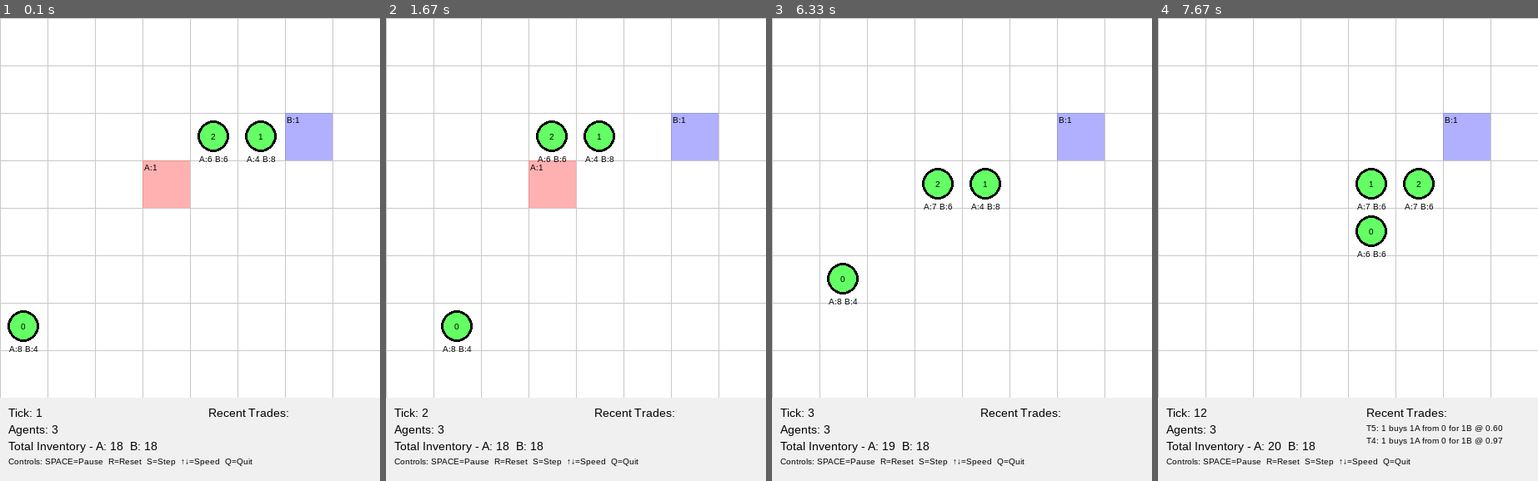
Above: before the commit, frames 1-4 (left to right).
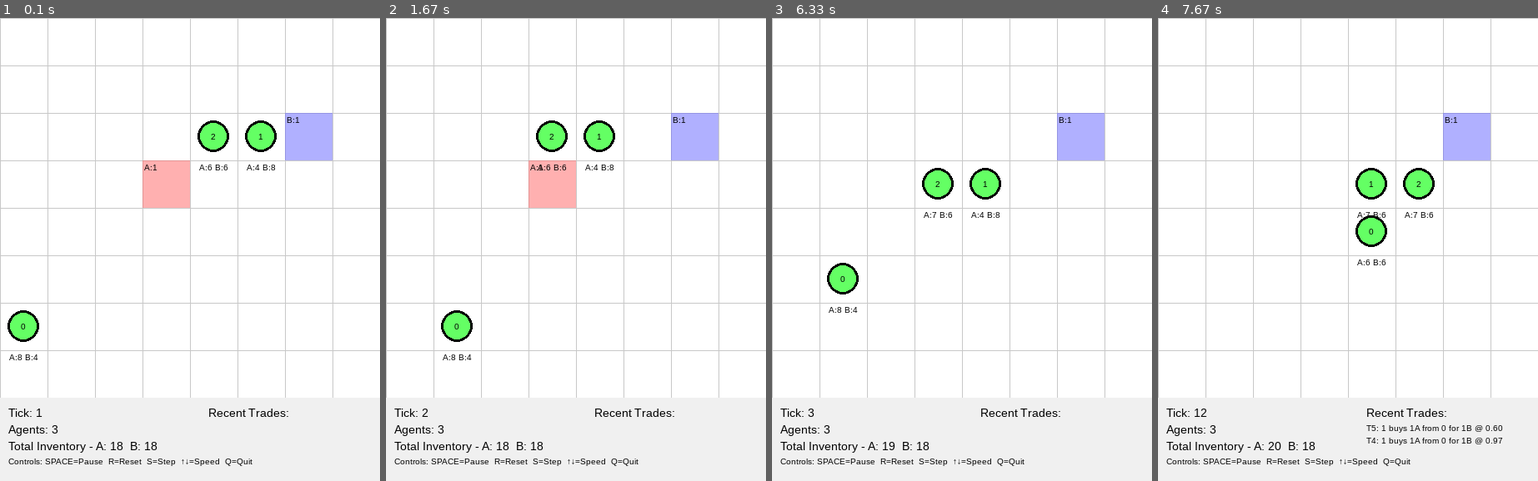
Above: after the commit, the same moments.

Repository: cmfunderburk/vmt-dev
Game: pygame game, started from main.py
Same seed, same stepped clock (60 frames per second), same inputs: the game is played once before the commit and once after it.
Inputs:
- Up to frame 1 (0.1 s): no input
- Up to frame 2 (1.67 s): tap Space at 0.33 s; hold Down 0.67-1.13 s
- Up to frame 3 (6.33 s): hold Up 1.72-2.33 s; hold Up 2.37-2.97 s; hold Up 3.53-4 s; hold Up 4.48-4.88 s; hold Down 5.72-6.08 s; tap Space at 6.12 s
- Up to frame 4 (7.67 s): no input

The runs differ from the first frame. In frame 1, 0.3% of the frame differs, in the area x 2-73%, y 29-74%; in frame 2, 0.3%; in frame 3, 0.3%; in frame 4, 0.2%.

Commit message:
feat(renderer): Add smart co-location rendering for overlapping agents
Implements intelligent visualization when multiple agents occupy the same
grid cell. Agents now render with:
- Proportional sprite scaling (2 agents = 75%, 3 = 60%, etc.)
- Non-overlapping geometric layouts (diagonal, triangle, corners, circle pack)
- Organized inventory labels with agent IDs

Pure visualization enhancement - simulation positions remain accurate.

Tests: 160/160 passing
Performance: No regression
Backward compatibility: ✅

Diff:
--- /dev/null
+++ b/scenarios/visual_clarity_demo.yaml
@@ -0,0 +1,56 @@
+# Visual Clarity Demo - Smart Co-location Rendering
+#
+# This scenario demonstrates the renderer's smart co-location handling.
+# Due to the small grid size and multiple agents, co-location naturally occurs
+# during trading and foraging, showing how the visualization handles overlapping agents.
+#
+# Expected behavior:
+# - Agents that meet on the same cell render with scaled-down sprites
+# - Agents use non-overlapping geometric layouts (diagonal, triangle, corners)
+# - Inventory labels are organized and readable
+#
+# This is a pure visualization feature - simulation positions remain accurate.
+
+schema_version: 1
+name: "Visual Clarity Demo"
+N: 12  # Small grid to encourage co-location
+agents: 9  # Multiple agents to create trading opportunities
+
+# Diverse initial inventories to encourage trading
+initial_inventories:
+  A: [10, 2, 8, 3, 7, 4, 6, 5, 5]
+  B: [2, 10, 3, 8, 4, 7, 6, 5, 5]
+
+# Mix of utility types (CES and Linear) for visual variety
+utilities:
+  mix:
+    - {type: ces, weight: 0.7, params: {rho: 0.5, wA: 0.6, wB: 0.4}}
+    - {type: ces, weight: 0.2, params: {rho: 0.0, wA: 0.5, wB: 0.5}}  # Cobb-Douglas
+    - {type: linear, weight: 0.1, params: {vA: 1.0, vB: 1.0}}
+
+params:
+  spread: 0.1
+  vision_radius: 6
+  interaction_radius: 1
+  move_budget_per_tick: 1
+  dA_max: 5
+  forage_rate: 1
+  epsilon: 0.0001
+  beta: 0.95
+  # Resource regeneration
+  resource_growth_rate: 1
+  resource_max_amount: 8
+  resource_regen_cooldown: 10
+  trade_cooldown_ticks: 5
+
+# Light resource seeding to encourage both trading and foraging
+resource_seed:
+  density: 0.08
+  amount: 3
+
+# Instructions:
+# 1. Load this scenario in the launcher
+# 2. Run simulation and observe agents trading and foraging
+# 3. Notice when agents co-locate on same cell (after trades, at resources)
+# 4. Observe how co-located agents render distinctly with smart layouts
+# 5. Compare agent sizes and positions when alone vs. co-located
--- a/src/vmt_pygame/renderer.py
+++ b/src/vmt_pygame/renderer.py
@@ -3,10 +3,12 @@
 """
 
 import pygame
+import math
 from typing import TYPE_CHECKING
 
 if TYPE_CHECKING:
     from vmt_engine.simulation import Simulation
+    from vmt_engine.core import Agent
 
 
 class VMTRenderer:
@@ -200,56 +202,266 @@
                 )
                 self.screen.blit(label, (screen_x + 2, screen_y + 2))
 
+    def group_agents_by_position(self) -> dict[tuple[int, int], list['Agent']]:
+        """
+        Group agents by their grid position for smart co-location rendering.
+
+        Returns:
+            Dictionary mapping (x, y) position to list of agents at that position,
+            sorted by agent ID for deterministic rendering.
+        """
+        position_groups = {}
+
+        for agent in self.sim.agents:
+            pos = agent.pos
+            if pos not in position_groups:
+                position_groups[pos] = []
+            position_groups[pos].append(agent)
+
+        # Sort agents within each group by ID for deterministic rendering
+        for pos in position_groups:
+            position_groups[pos].sort(key=lambda a: a.id)
+
+        return position_groups
+
+    def calculate_agent_radius(self, cell_size: int, agent_count: int) -> int:
+        """
+        Calculate optimal agent radius based on co-location count.
+
+        Strategy:
+        - 1 agent: cell_size // 3 (current behavior)
+        - 2 agents: cell_size // 4 (75% scale)
+        - 3 agents: cell_size // 5 (60% scale)
+        - 4+ agents: cell_size // (count + 2) with floor of 2px
+
+        Args:
+            cell_size: Size of grid cell in pixels
+            agent_count: Number of co-located agents
+
+        Returns:
+            Radius in pixels (minimum 2px for visibility)
+        """
+        if agent_count == 1:
+            return max(2, cell_size // 3)
+        elif agent_count == 2:
+            return max(2, cell_size // 4)
+        elif agent_count == 3:
+            return max(2, cell_size // 5)
+        else:
+            return max(2, cell_size // (agent_count + 2))
+
+    def calculate_agent_display_position(
+        self,
+        agent_index: int,
+        total_agents: int,
+        cell_center_x: int,
+        cell_center_y: int
+    ) -> tuple[int, int]:
+        """
+        Calculate display position for agent within a co-located group.
+
+        Uses geometric layouts to minimize overlap:
+        - 1 agent: center (current behavior)
+        - 2 agents: diagonal opposite corners
+        - 3 agents: triangle pattern (one top, two bottom)
+        - 4 agents: one per corner
+        - 5+ agents: circle pack around center
+
+        Args:
+            agent_index: Index of agent in sorted group (0 to total_agents-1)
+            total_agents: Total number of agents at this position
+            cell_center_x: Center x coordinate of cell in screen pixels
+            cell_center_y: Center y coordinate of cell in screen pixels
+
+        Returns:
+            (px, py) display coordinates for this agent
+        """
+        if total_agents == 1:
+            # Single agent - use center (current behavior)
+            return (cell_center_x, cell_center_y)
+
+        elif total_agents == 2:
+            # Two agents - opposite corners (diagonal)
+            # Agent 0: upper-left, Agent 1: lower-right
+            offset = self.cell_size // 4
+            if agent_index == 0:
+                return (cell_center_x - offset, cell_center_y - offset)
+            else:
+                return (cell_center_x + offset, cell_center_y + offset)
+
+        elif total_agents == 3:
+            # Three agents - triangle pattern
+            # Angles: 90° (top), 210° (bottom-left), 330° (bottom-right)
+            offset = self.cell_size // 4
+            angles = [90, 210, 330]
+            angle_rad = math.radians(angles[agent_index])
+            px = cell_center_x + int(offset * math.cos(angle_rad))
+            py = cell_center_y - int(offset * math.sin(angle_rad))  # Negative because y increases downward
+            return (px, py)
+
+        elif total_agents == 4:
+            # Four agents - one per corner
+            offset = self.cell_size // 4
+            corners = [
+                (-offset, -offset),  # Upper-left
+                (offset, -offset),   # Upper-right
+                (-offset, offset),   # Lower-left
+                (offset, offset),    # Lower-right
+            ]
+            dx, dy = corners[agent_index]
+            return (cell_center_x + dx, cell_center_y + dy)
+
+        else:
+            # 5+ agents - circle pack around center
+            offset = self.cell_size // 3
+            angle_step = 360 / total_agents
+            angle_rad = math.radians(agent_index * angle_step)
+            px = cell_center_x + int(offset * math.cos(angle_rad))
+            py = cell_center_y - int(offset * math.sin(angle_rad))
+            return (px, py)
+
+    def get_agent_color(self, agent: 'Agent') -> tuple[int, int, int]:
+        """
+        Get display color for agent based on utility type.
+
+        Args:
+            agent: The agent to get color for
+
+        Returns:
+            RGB color tuple
+        """
+        if agent.utility:
+            utility_type = agent.utility.__class__.__name__
+            if utility_type == "UCES":
+                return self.COLOR_GREEN
+            elif utility_type == "ULinear":
+                return self.COLOR_PURPLE
+            else:
+                return self.COLOR_YELLOW
+        return self.COLOR_BLACK
+
+    def draw_group_inventory_labels(
+        self,
+        agents: list['Agent'],
+        screen_x: int,
+        screen_y: int,
+        agent_count: int
+    ):
+        """
+        Draw inventory labels for a group of co-located agents.
+
+        Strategy:
+        - 1 agent: Label below agent (current behavior)
+        - 2-3 agents: Stack labels vertically below cell
+        - 4+ agents: Show "N agents" summary instead of individual inventories
+
+        Args:
+            agents: List of co-located agents (sorted by ID)
+            screen_x: Screen x coordinate of cell top-left
+            screen_y: Screen y coordinate of cell top-left
+            agent_count: Number of agents in group
+        """
+        has_money = (
+            any(a.inventory.M > 0 for a in agents) or
+            self.sim.params.get('exchange_regime') in ('money_only', 'mixed')
+        )
+
+        cell_center_x = screen_x + self.cell_size // 2
+        cell_bottom_y = screen_y + self.cell_size
+
+        if agent_count == 1:
+            # Single agent - draw inventory below (current behavior)
+            agent = agents[0]
+            if has_money:
+                inv_text = f"A:{agent.inventory.A} B:{agent.inventory.B} M:{agent.inventory.M}"
+            else:
+                inv_text = f"A:{agent.inventory.A} B:{agent.inventory.B}"
+
+            inv_label = self.small_font.render(inv_text, True, self.COLOR_BLACK)
+            inv_width = inv_label.get_width()
+            self.screen.blit(inv_label, (cell_center_x - inv_width // 2, cell_bottom_y + 2))
+
+        elif agent_count <= 3:
+            # 2-3 agents - stack labels vertically
+            for idx, agent in enumerate(agents):
+                if has_money:
+                    inv_text = f"[{agent.id}] A:{agent.inventory.A} B:{agent.inventory.B} M:{agent.inventory.M}"
+                else:
+                    inv_text = f"[{agent.id}] A:{agent.inventory.A} B:{agent.inventory.B}"
+
+                inv_label = self.small_font.render(inv_text, True, self.COLOR_BLACK)
+                inv_width = inv_label.get_width()
+                y_offset = cell_bottom_y + 2 + (idx * 12)  # 12px spacing between labels
+
+                # Check if label would go off screen
+                if y_offset + 12 <= self.height:
+                    self.screen.blit(inv_label, (cell_center_x - inv_width // 2, y_offset))
+
+        else:
+            # 4+ agents - show summary only
+            summary_text = f"{agent_count} agents at ({agents[0].pos[0]}, {agents[0].pos[1]})"
+            summary_label = self.small_font.render(summary_text, True, self.COLOR_BLACK)
+            summary_width = summary_label.get_width()
+            self.screen.blit(summary_label, (cell_center_x - summary_width // 2, cell_bottom_y + 2))
+
     def draw_agents(self):
-        """Draw agents as circles with camera offset and viewport culling."""
-        for agent in self.sim.agents:
-            x, y = agent.pos
+        """
+        Draw agents with smart co-location handling.
+
+        When multiple agents occupy the same cell, they are rendered with:
+        - Scaled-down size (proportional to agent count)
+        - Non-overlapping geometric layouts (diagonal, triangle, corners, circle pack)
+        - Organized inventory labels
+
+        This is a pure visualization enhancement - simulation positions remain unchanged.
+        """
+        # Group agents by position
+        position_groups = self.group_agents_by_position()
+
+        for pos, agents in position_groups.items():
+            x, y = pos
             screen_x, screen_y = self.to_screen_coords(x, y)
 
             # Skip if not visible
             if not self.is_visible(screen_x, screen_y):
                 continue
 
-            # Calculate center position
-            px = screen_x + self.cell_size // 2
-            py = screen_y + self.cell_size // 2
-
-            # Color based on utility type
-            if agent.utility:
-                utility_type = agent.utility.__class__.__name__
-                if utility_type == "UCES":
-                    color = self.COLOR_GREEN
-                elif utility_type == "ULinear":
-                    color = self.COLOR_PURPLE
-                else:
-                    color = self.COLOR_YELLOW
-            else:
-                color = self.COLOR_BLACK
-
-            # Draw agent circle
-            radius = max(3, self.cell_size // 3)  # Minimum radius of 3px
-            pygame.draw.circle(self.screen, color, (px, py), radius)
-            pygame.draw.circle(self.screen, self.COLOR_BLACK, (px, py), radius, max(1, radius // 5))
-
-            # Draw agent ID (only if cell size is large enough)
-            if self.cell_size >= 15:
-                id_label = self.small_font.render(str(agent.id), True, self.COLOR_BLACK)
-                id_rect = id_label.get_rect(center=(px, py))
-                self.screen.blit(id_label, id_rect)
-
-            # Draw inventory below agent (only if cell size is large enough)
+            # Calculate cell center
+            cell_center_x = screen_x + self.cell_size // 2
+            cell_center_y = screen_y + self.cell_size // 2
+
+            # Calculate optimal radius for this group size
+            agent_count = len(agents)
+            radius = self.calculate_agent_radius(self.cell_size, agent_count)
+
+            # Draw each agent in the group
+            for idx, agent in enumerate(agents):
+                # Get display position for this agent
+                px, py = self.calculate_agent_display_position(
+                    idx, agent_count, cell_center_x, cell_center_y
+                )
+
+                # Get agent color
+                color = self.get_agent_color(agent)
+
+                # Draw agent circle
+                pygame.draw.circle(self.screen, color, (px, py), radius)
+                pygame.draw.circle(
+                    self.screen, self.COLOR_BLACK, (px, py), radius,
+                    max(1, radius // 5)
+                )
+
+                # Draw agent ID (if space permits)
+                if radius >= 5 and self.cell_size >= 15:
+                    id_label = self.small_font.render(str(agent.id), True, self.COLOR_BLACK)
+                    id_rect = id_label.get_rect(center=(px, py))
+                    self.screen.blit(id_label, id_rect)
+
+            # Draw inventory labels below the entire group
             if self.cell_size >= 20:
-                # Check if money system is active
-                has_money = agent.inventory.M > 0 or self.sim.params.get('exchange_regime') in ('money_only', 'mixed')
-
-                if has_money:
-                    inv_text = f"A:{agent.inventory.A} B:{agent.inventory.B} M:{agent.inventory.M}"
-                else:
-                    inv_text = f"A:{agent.inventory.A} B:{agent.inventory.B}"
-
-                inv_label = self.small_font.render(inv_text, True, self.COLOR_BLACK)
-                inv_width = inv_label.get_width()
-                self.screen.blit(inv_label, (px - inv_width // 2, py + radius + 2))
+                self.draw_group_inventory_labels(
+                    agents, screen_x, screen_y, agent_count
+                )
 
     def draw_trade_indicators(self):
         """Draw indicators for recent trades."""
--- /dev/null
+++ b/tests/test_renderer_colocation.py
@@ -0,0 +1,207 @@
+"""
+Tests for smart co-location rendering in Pygame renderer.
+
+These tests verify the visual positioning logic without requiring a display.
+"""
+
+import pytest
+import math
+
+
+class MockRenderer:
+    """Mock renderer for testing position calculation methods."""
+
+    def __init__(self, cell_size):
+        self.cell_size = cell_size
+
+    def calculate_agent_radius(self, cell_size: int, agent_count: int) -> int:
+        """Calculate optimal agent radius based on co-location count."""
+        if agent_count == 1:
+            return max(2, cell_size // 3)
+        elif agent_count == 2:
+            return max(2, cell_size // 4)
+        elif agent_count == 3:
+            return max(2, cell_size // 5)
+        else:
+            return max(2, cell_size // (agent_count + 2))
+
+    def calculate_agent_display_position(
+        self,
+        agent_index: int,
+        total_agents: int,
+        cell_center_x: int,
+        cell_center_y: int
+    ) -> tuple[int, int]:
+        """Calculate display position for agent within a co-located group."""
+        if total_agents == 1:
+            return (cell_center_x, cell_center_y)
+
+        elif total_agents == 2:
+            offset = self.cell_size // 4
+            if agent_index == 0:
+                return (cell_center_x - offset, cell_center_y - offset)
+            else:
+                return (cell_center_x + offset, cell_center_y + offset)
+
+        elif total_agents == 3:
+            offset = self.cell_size // 4
+            angles = [90, 210, 330]
+            angle_rad = math.radians(angles[agent_index])
+            px = cell_center_x + int(offset * math.cos(angle_rad))
+            py = cell_center_y - int(offset * math.sin(angle_rad))
+            return (px, py)
+
+        elif total_agents == 4:
+            offset = self.cell_size // 4
+            corners = [
+                (-offset, -offset),
+                (offset, -offset),
+                (-offset, offset),
+                (offset, offset),
+            ]
+            dx, dy = corners[agent_index]
+            return (cell_center_x + dx, cell_center_y + dy)
+
+        else:
+            offset = self.cell_size // 3
+            angle_step = 360 / total_agents
+            angle_rad = math.radians(agent_index * angle_step)
+            px = cell_center_x + int(offset * math.cos(angle_rad))
+            py = cell_center_y - int(offset * math.sin(angle_rad))
+            return (px, py)
+
+
+def test_single_agent_position():
+    """Single agent renders at cell center."""
+    renderer = MockRenderer(cell_size=30)
+    px, py = renderer.calculate_agent_display_position(0, 1, 15, 15)
+    assert px == 15 and py == 15, "Single agent should be at center"
+
+
+def test_two_agents_diagonal():
+    """Two agents render in opposite corners (diagonal)."""
+    renderer = MockRenderer(cell_size=20)
+    px1, py1 = renderer.calculate_agent_display_position(0, 2, 10, 10)
+    px2, py2 = renderer.calculate_agent_display_position(1, 2, 10, 10)
+
+    # Agent 0 in upper-left
+    assert px1 < 10 and py1 < 10, "Agent 0 should be in upper-left quadrant"
+
+    # Agent 1 in lower-right
+    assert px2 > 10 and py2 > 10, "Agent 1 should be in lower-right quadrant"
+
+    # Should be symmetric
+    assert abs(px1 - 10) == abs(px2 - 10), "X offsets should be symmetric"
+    assert abs(py1 - 10) == abs(py2 - 10), "Y offsets should be symmetric"
+
+
+def test_three_agents_triangle():
+    """Three agents render in triangle pattern."""
+    renderer = MockRenderer(cell_size=30)
+    positions = [
+        renderer.calculate_agent_display_position(i, 3, 15, 15)
+        for i in range(3)
+    ]
+
+    # All should be offset from center
+    for px, py in positions:
+        distance = ((px - 15)**2 + (py - 15)**2)**0.5
+        assert distance > 0, "Agent should be offset from center"
+
+    # No two agents should be at same position
+    assert len(set(positions)) == 3, "All agents should have unique positions"
+
+
+def test_four_agents_corners():
+    """Four agents render in four corners."""
+    renderer = MockRenderer(cell_size=20)
+    positions = [
+        renderer.calculate_agent_display_position(i, 4, 10, 10)
+        for i in range(4)
+    ]
+
+    # Should have 4 unique positions
+    assert len(set(positions)) == 4, "All agents should have unique positions"
+
+    # All should be in different quadrants
+    quadrants = []
+    for px, py in positions:
+        x_side = "left" if px < 10 else "right"
+        y_side = "top" if py < 10 else "bottom"
+        quadrant = f"{y_side}-{x_side}"
+        quadrants.append(quadrant)
+
+    expected_quadrants = {"top-left", "top-right", "bottom-left", "bottom-right"}
+    assert set(quadrants) == expected_quadrants, "Should occupy all four quadrants"
+
+
+def test_radius_scaling():
+    """Radius scales down with agent count."""
+    renderer = MockRenderer(cell_size=30)
+
+    r1 = renderer.calculate_agent_radius(30, 1)
+    r2 = renderer.calculate_agent_radius(30, 2)
+    r3 = renderer.calculate_agent_radius(30, 3)
+    r4 = renderer.calculate_agent_radius(30, 4)
+
+    # Radius should decrease as agent count increases
+    assert r1 > r2 > r3 > r4, "Radius should decrease with more agents"
+
+    # All should meet minimum radius
+    for r in [r1, r2, r3, r4]:
+        assert r >= 2, "Minimum radius should be 2px"
+
+
+def test_radius_minimum_enforced():
+    """Minimum radius of 2px is enforced even for tiny cells."""
+    renderer = MockRenderer(cell_size=5)
+
+    # Even with many agents on a tiny cell, radius should be at least 2
+    for agent_count in [1, 2, 3, 5, 10, 20]:
+        radius = renderer.calculate_agent_radius(5, agent_count)
+        assert radius >= 2, f"Minimum 2px radius violated for {agent_count} agents"
+
+
+def test_five_plus_agents_circle_pack():
+    """5+ agents use circle pack layout with evenly distributed angles."""
+    renderer = MockRenderer(cell_size=40)
+
+    for agent_count in [5, 6, 8, 10]:
+        positions = [
+            renderer.calculate_agent_display_position(i, agent_count, 20, 20)
+            for i in range(agent_count)
+        ]
+
+        # All should be unique
+        assert len(set(positions)) == agent_count, f"{agent_count} agents should have unique positions"
+
+        # All should be roughly same distance from center (circle pack)
+        distances = [
+            ((px - 20)**2 + (py - 20)**2)**0.5
+            for px, py in positions
+        ]
+
+        # All distances should be similar (within a pixel due to rounding)
+        avg_dist = sum(distances) / len(distances)
+        for dist in distances:
+            assert abs(dist - avg_dist) <= 2, "Circle pack should have uniform radius"
+
+
+def test_deterministic_positions():
+    """Same inputs always produce same outputs (determinism test)."""
+    renderer = MockRenderer(cell_size=30)
+
+    # Call multiple times with same inputs
+    for _ in range(10):
+        pos1 = renderer.calculate_agent_display_position(0, 3, 15, 15)
+        pos2 = renderer.calculate_agent_display_position(1, 3, 15, 15)
+        pos3 = renderer.calculate_agent_display_position(2, 3, 15, 15)
+
+        # Results should be identical every time
+        assert pos1 == renderer.calculate_agent_display_position(0, 3, 15, 15)
+        assert pos2 == renderer.calculate_agent_display_position(1, 3, 15, 15)
+        assert pos3 == renderer.calculate_agent_display_position(2, 3, 15, 15)
+
+
+if __name__ == "__main__":
+    pytest.main([__file__, "-v"])
Not shown, changed: CHANGELOG.md
Not shown, changed: docs/1_project_overview.md
Not shown, changed: docs/3_strategic_roadmap.md
Not shown, added: docs/tmp/IMPLEMENTATION_SUMMARY.md
Not shown, added: docs/tmp/READY_TO_COMMIT.md
